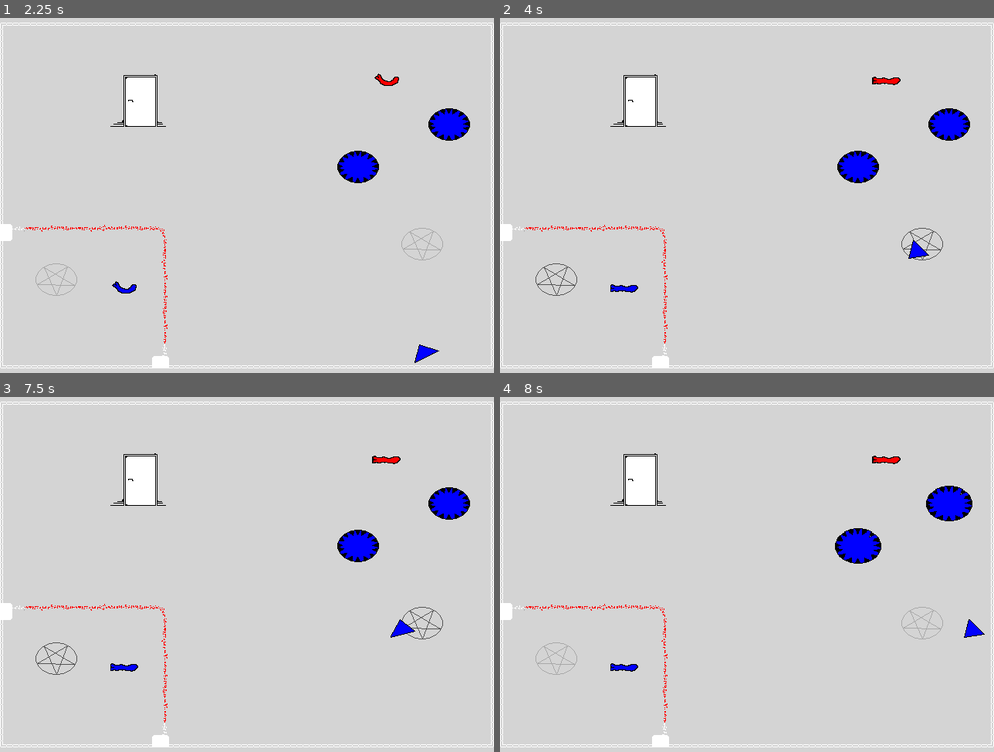
Above: before the commit, frames 1-4 (two rows, left to right).
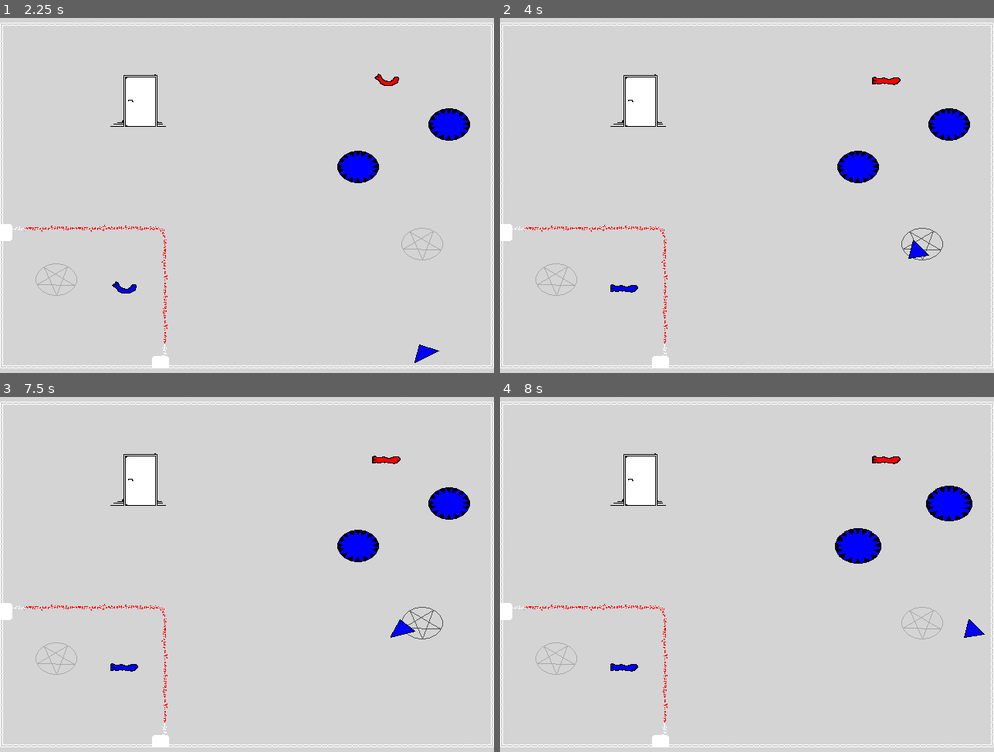
Above: after the commit, the same moments.

Repository: julianhoratschek/shadows_of_the_past
Game: Godot game, scene res://scenes/red_herring_scene.tscn
The game is run twice, just before and just after one commit, with the same random seed, the same clock (stepped at 60 frames per second) and the same inputs. This scene is started directly instead of the project's main scene.
Inputs:
- Up to frame 1 (2.25 s): hold D (gme_right) 0.53-1.28 s; tap E (gme_interact) at 0.6, 1.35, 2.1 s; hold S (gme_down) 1.28-2.03 s; hold D (gme_right) from 2.03 s (still down)
- Up to frame 2 (4 s): release D (gme_right) at 2.78 s; hold W (gme_up) 2.78-3.53 s; tap E (gme_interact) at 2.85, 3.6 s; hold A (gme_left) from 3.53 s (still down)
- Up to frame 3 (7.5 s): tap E (gme_interact) every 0.75 s from 4.35 to 7.35 s; release A (gme_left) at 5.03 s; hold S (gme_down) 5.03-5.78 s; hold D (gme_right) 5.78-6.53 s; hold W (gme_up) 6.53-7.28 s; hold D (gme_right) from 7.28 s (still down)
- Up to frame 4 (8 s): keep holding D (gme_right)

Frame 1 is identical in both runs. In frame 2, 0.1% of the frame differs, in the area x 7-16%, y 69-79%; in frame 3, 0.1%; in frame 4, less than 0.1%.

Commit message:
Red herring room

Diff:
--- a/prefabs/player.gd
+++ b/prefabs/player.gd
@@ -31,5 +31,9 @@
 			body.apply_central_impulse(collision.get_normal() * -50)
 
 
+func desintegrate():
+	speed = 0.0
+	await transmutable_properties.desintegrate()
+
 func _on_transmuted(property_name: TransmutableProperties.PropertyName, old_value, new_value):
 	transmuted.emit(property_name, old_value, new_value)
--- a/prefabs/player.tscn
+++ b/prefabs/player.tscn
@@ -7,6 +7,7 @@
 size = Vector2(30, 30)
 
 [node name="Player" type="CharacterBody2D"]
+collision_layer = 3
 motion_mode = 1
 script = ExtResource("1_qcnnp")
 
--- /dev/null
+++ b/prefabs/transmutable_object.gd
@@ -0,0 +1,9 @@
+extends RigidBody2D
+
+
+func desintegrate():
+	for child in get_children():
+		if child is TransmutableProperties:
+			await child.desintegrate()
+			queue_free()
+			break
--- a/prefabs/transmutable_object.tscn
+++ b/prefabs/transmutable_object.tscn
@@ -1,4 +1,6 @@
-[gd_scene load_steps=2 format=3 uid="uid://cyrhvocyuyepp"]
+[gd_scene load_steps=3 format=3 uid="uid://cyrhvocyuyepp"]
+
+[ext_resource type="Script" path="res://prefabs/transmutable_object.gd" id="1_xq4sq"]
 
 [sub_resource type="RectangleShape2D" id="RectangleShape2D_r1l3r"]
 size = Vector2(30, 30)
@@ -7,6 +9,7 @@
 gravity_scale = 0.0
 lock_rotation = true
 linear_damp = 25.0
+script = ExtResource("1_xq4sq")
 
 [node name="CollisionShape2D" type="CollisionShape2D" parent="."]
 shape = SubResource("RectangleShape2D_r1l3r")
--- a/prefabs/transmutable_properties.gd
+++ b/prefabs/transmutable_properties.gd
@@ -97,3 +97,10 @@
 
 	else:
 		default_change = true
+
+
+func desintegrate():
+	modulate = Color.WHITE
+	$AnimatedSprite2D.play(&"desintegrate")
+	await $AnimatedSprite2D.animation_finished
+	$AnimatedSprite2D.play(&"smoke")
--- a/prefabs/transmutable_properties.tscn
+++ b/prefabs/transmutable_properties.tscn
@@ -1,7 +1,8 @@
-[gd_scene load_steps=36 format=3 uid="uid://ddahx1aw7leij"]
+[gd_scene load_steps=52 format=3 uid="uid://ddahx1aw7leij"]
 
 [ext_resource type="Script" path="res://prefabs/transmutable_properties.gd" id="1_fuc3w"]
 [ext_resource type="Texture2D" uid="uid://dakpse7l5sfvu" path="res://assets/sprites/shape_circle.png" id="2_jg11m"]
+[ext_resource type="Texture2D" uid="uid://yw0tyjxj3hrt" path="res://assets/sprites/desintegrate.png" id="3_5gby5"]
 [ext_resource type="Texture2D" uid="uid://8plm5ugu04hd" path="res://assets/sprites/shape_square.png" id="3_42qad"]
 [ext_resource type="Texture2D" uid="uid://cdjldkebl5nls" path="res://assets/sprites/shape_fish.png" id="3_r5cq0"]
 [ext_resource type="Texture2D" uid="uid://dx4y0taxt47te" path="res://assets/sprites/shape_triangle.png" id="4_vod05"]
@@ -30,6 +31,50 @@
 atlas = ExtResource("2_jg11m")
 region = Rect2(160, 0, 32, 32)
 
+[sub_resource type="AtlasTexture" id="AtlasTexture_2gdv4"]
+atlas = ExtResource("3_5gby5")
+region = Rect2(0, 0, 32, 32)
+
+[sub_resource type="AtlasTexture" id="AtlasTexture_aclpc"]
+atlas = ExtResource("3_5gby5")
+region = Rect2(32, 0, 32, 32)
+
+[sub_resource type="AtlasTexture" id="AtlasTexture_a1a2f"]
+atlas = ExtResource("3_5gby5")
+region = Rect2(64, 0, 32, 32)
+
+[sub_resource type="AtlasTexture" id="AtlasTexture_uc4rq"]
+atlas = ExtResource("3_5gby5")
+region = Rect2(96, 0, 32, 32)
+
+[sub_resource type="AtlasTexture" id="AtlasTexture_ks7tt"]
+atlas = ExtResource("3_5gby5")
+region = Rect2(128, 0, 32, 32)
+
+[sub_resource type="AtlasTexture" id="AtlasTexture_ybejc"]
+atlas = ExtResource("3_5gby5")
+region = Rect2(160, 0, 32, 32)
+
+[sub_resource type="AtlasTexture" id="AtlasTexture_kl6up"]
+atlas = ExtResource("3_5gby5")
+region = Rect2(192, 0, 32, 32)
+
+[sub_resource type="AtlasTexture" id="AtlasTexture_nt01f"]
+atlas = ExtResource("3_5gby5")
+region = Rect2(224, 0, 32, 32)
+
+[sub_resource type="AtlasTexture" id="AtlasTexture_e4gki"]
+atlas = ExtResource("3_5gby5")
+region = Rect2(256, 0, 32, 32)
+
+[sub_resource type="AtlasTexture" id="AtlasTexture_lgb47"]
+atlas = ExtResource("3_5gby5")
+region = Rect2(288, 0, 32, 32)
+
+[sub_resource type="AtlasTexture" id="AtlasTexture_ftunt"]
+atlas = ExtResource("3_5gby5")
+region = Rect2(320, 0, 32, 32)
+
 [sub_resource type="AtlasTexture" id="AtlasTexture_65us0"]
 atlas = ExtResource("3_r5cq0")
 region = Rect2(0, 0, 49, 32)
@@ -69,6 +114,22 @@
 [sub_resource type="AtlasTexture" id="AtlasTexture_0i36j"]
 atlas = ExtResource("3_r5cq0")
 region = Rect2(245, 32, 49, 32)
+
+[sub_resource type="AtlasTexture" id="AtlasTexture_hkx1r"]
+atlas = ExtResource("3_5gby5")
+region = Rect2(0, 32, 32, 32)
+
+[sub_resource type="AtlasTexture" id="AtlasTexture_4mt6o"]
+atlas = ExtResource("3_5gby5")
+region = Rect2(32, 32, 32, 32)
+
+[sub_resource type="AtlasTexture" id="AtlasTexture_rleyh"]
+atlas = ExtResource("3_5gby5")
+region = Rect2(64, 32, 32, 32)
+
+[sub_resource type="AtlasTexture" id="AtlasTexture_wst74"]
+atlas = ExtResource("3_5gby5")
+region = Rect2(96, 32, 32, 32)
 
 [sub_resource type="AtlasTexture" id="AtlasTexture_drasr"]
 atlas = ExtResource("3_42qad")
@@ -149,6 +210,44 @@
 }, {
 "frames": [{
 "duration": 1.0,
+"texture": SubResource("AtlasTexture_2gdv4")
+}, {
+"duration": 1.0,
+"texture": SubResource("AtlasTexture_aclpc")
+}, {
+"duration": 1.0,
+"texture": SubResource("AtlasTexture_a1a2f")
+}, {
+"duration": 1.0,
+"texture": SubResource("AtlasTexture_uc4rq")
+}, {
+"duration": 1.0,
+"texture": SubResource("AtlasTexture_ks7tt")
+}, {
+"duration": 1.0,
+"texture": SubResource("AtlasTexture_ybejc")
+}, {
+"duration": 1.0,
+"texture": SubResource("AtlasTexture_kl6up")
+}, {
+"duration": 1.0,
+"texture": SubResource("AtlasTexture_nt01f")
+}, {
+"duration": 1.0,
+"texture": SubResource("AtlasTexture_e4gki")
+}, {
+"duration": 1.0,
+"texture": SubResource("AtlasTexture_lgb47")
+}, {
+"duration": 1.0,
+"texture": SubResource("AtlasTexture_ftunt")
+}],
+"loop": false,
+"name": &"desintegrate",
+"speed": 9.0
+}, {
+"frames": [{
+"duration": 1.0,
 "texture": SubResource("AtlasTexture_65us0")
 }, {
 "duration": 1.0,
@@ -185,6 +284,23 @@
 }],
 "loop": true,
 "name": &"fish_move",
+"speed": 9.0
+}, {
+"frames": [{
+"duration": 1.0,
+"texture": SubResource("AtlasTexture_hkx1r")
+}, {
+"duration": 1.0,
+"texture": SubResource("AtlasTexture_4mt6o")
+}, {
+"duration": 1.0,
+"texture": SubResource("AtlasTexture_rleyh")
+}, {
+"duration": 1.0,
+"texture": SubResource("AtlasTexture_wst74")
+}],
+"loop": true,
+"name": &"smoke",
 "speed": 9.0
 }, {
 "frames": [{
@@ -243,4 +359,4 @@
 
 [node name="AnimatedSprite2D" type="AnimatedSprite2D" parent="."]
 sprite_frames = SubResource("SpriteFrames_ph3mf")
-animation = &"triangle_idle"
+animation = &"smoke"
--- a/prefabs/transmutation_circle.gd
+++ b/prefabs/transmutation_circle.gd
@@ -4,22 +4,25 @@
 
 ## Stack of transmutable elements
 # TODO: reset stack on leave circle? bigger stack?
-static var property_stack: Array[TransmutableProperties] = [null, null]
+static var property_stack: Array[TransmutableProperties] = []
 
 ## Associated Stack of circles for each element
-static var affected_circles: Array[TransmutationCircle] = [null, null]
+static var affected_circles: Array[TransmutationCircle] = []
 
 ## What property should be changed
 static var static_transmute_property := TransmutableProperties.PropertyName.COLOR
 
 ## Exchanges property static_transmute_property in both elements in property_stack
 static func _transmute():
-	var prop_buf = property_stack[0].get_property(static_transmute_property)
+	if property_stack.size() < 2:
+		return
 
-	property_stack[0].change_property(
+	var prop_buf = property_stack[-1].get_property(static_transmute_property)
+
+	property_stack[-1].change_property(
 		static_transmute_property,
-		property_stack[1].get_property(static_transmute_property))
-	property_stack[1].change_property(
+		property_stack[-2].get_property(static_transmute_property))
+	property_stack[-2].change_property(
 		static_transmute_property,
 		prop_buf)
 
@@ -44,50 +47,52 @@
 
 
 func _adjust_modulate(value: float):
+	if not self in affected_circles.slice(-2):
+		modulate.a = 1.0 - 2 * ModulateModifier
+		return
 	modulate.a = value
 
 
 func _reset_circle():
+	circle.stop()
 	circle.frame = 0
 	circle.animation = &"idle"
 
 
 ## Add a property to the stack, as well as self to the stack of circles
 func _add_properties(props: TransmutableProperties):
-	if property_stack[0]:
-		property_stack[1] = property_stack[0]
-		affected_circles[1] = affected_circles[0]
+	property_stack.push_back(props)
+	affected_circles.push_back(self)
 
-	property_stack[0] = props
-	affected_circles[0] = self
-
+	# TODO only last two
 	get_tree().call_group(
 		&"transmutation_circles",
 		&"_adjust_modulate",
-		1.0 - (property_stack.count(null) * ModulateModifier))
+		1.0 - (clampi(2 - property_stack.size(), 0, 2) * ModulateModifier))
 
 
 ## Removes a property from the stack
 func _remove_properties(props: TransmutableProperties):
-	if property_stack[0] == props:
-		property_stack[0] = property_stack[1]
-		affected_circles[0] = affected_circles[1]
-		property_stack[1] = null
-		affected_circles[1] = null
+	var prop_idx := property_stack.find(props)
 
-	elif property_stack[1] == props:
-		property_stack[1] = null
-		affected_circles[1] = null
+	if prop_idx == -1:
+		print("ERROR Trying to remove unregistered property from circle")
+		return
 
+	property_stack.pop_at(prop_idx)
+	affected_circles.pop_at(prop_idx)
+
+	# TODO only last two
 	get_tree().call_group(
 		&"transmutation_circles",
 		&"_adjust_modulate",
-		1.0 - (property_stack.count(null) * ModulateModifier))
+		1.0 - (clampi(2 - property_stack.size(), 0, 2) * ModulateModifier))
 
 
 ## Should be called on group. Starts load-up animation
 func start_transmutation():
-	if null in property_stack or not self in affected_circles:
+	if (property_stack.size() < 2
+		or not self in affected_circles.slice(-2)):
 		return
 
 	circle.play(&"transmute")
--- a/project.godot
+++ b/project.godot
@@ -54,6 +54,10 @@
 ]
 }
 
+[layer_names]
+
+2d_physics/layer_2="Tilemap Monitor"
+
 [rendering]
 
 textures/canvas_textures/default_texture_filter=0
--- a/scenes/red_herring_scene.gd
+++ b/scenes/red_herring_scene.gd
@@ -1,6 +1,23 @@
 extends BaseRoom
 
+
+var mouth_fed := 0
 
 func _ready():
 	load_properties($Player)
 	center_camera($Camera2D, $TileMap)
+
+
+
+func _on_red_area_body_entered(body: Node2D):
+	for child in body.get_children():
+		if child is TransmutableProperties:
+			if child.transmute_color != TransmutableProperties.TransColor.RED:
+				body.desintegrate()
+
+
+func _on_mouth_fed():
+	mouth_fed += 1
+
+	if mouth_fed == 2:
+		$Door.open()
--- a/scenes/red_herring_scene.tscn
+++ b/scenes/red_herring_scene.tscn
@@ -9,6 +9,14 @@
 [ext_resource type="PackedScene" uid="uid://b8b32v2hxn41a" path="res://prefabs/transmutation_circle.tscn" id="7_uceo6"]
 [ext_resource type="PackedScene" uid="uid://xmhpflbt3gyl" path="res://prefabs/mouth.tscn" id="8_f2ocq"]
 
+[sub_resource type="SegmentShape2D" id="SegmentShape2D_gyqos"]
+a = Vector2(-100, -88.5)
+b = Vector2(106, -88.5)
+
+[sub_resource type="SegmentShape2D" id="SegmentShape2D_1b7gw"]
+a = Vector2(104, -88.5)
+b = Vector2(106, 82.5)
+
 [node name="RedHerringScene" type="Node2D"]
 script = ExtResource("1_afhu7")
 
@@ -16,6 +24,17 @@
 tile_set = ExtResource("1_5ba3y")
 format = 2
 layer_0/tile_data = PackedInt32Array(0, 1, 1, 19, 1, 1342177281, 65536, 1, 0, 131072, 1, 0, 196608, 1, 0, 262144, 1, 0, …(1426 unchanged characters)…
+
+[node name="RedArea" type="Area2D" parent="TileMap"]
+position = Vector2(7, 268)
+
+[node name="CollisionShape2D" type="CollisionShape2D" parent="TileMap/RedArea"]
+position = Vector2(101, 88.5)
+shape = SubResource("SegmentShape2D_gyqos")
+
+[node name="CollisionShape2D2" type="CollisionShape2D" parent="TileMap/RedArea"]
+position = Vector2(101, 88.5)
+shape = SubResource("SegmentShape2D_1b7gw")
 
 [node name="Camera2D" type="Camera2D" parent="."]
 
@@ -56,3 +75,7 @@
 modulate = Color(0, 0, 1, 1)
 position = Vector2(582, 126)
 expected_color = 1
+
+[connection signal="body_entered" from="TileMap/RedArea" to="." method="_on_red_area_body_entered"]
+[connection signal="fed" from="Mouth" to="." method="_on_mouth_fed"]
+[connection signal="fed" from="Mouth2" to="." method="_on_mouth_fed"]
--- a/scenes/tileset.tres
+++ b/scenes/tileset.tres
@@ -51,6 +51,7 @@
 1:0/0 = 0
 1:0/0/physics_layer_0/linear_velocity = Vector2(0, 0)
 1:0/0/physics_layer_0/angular_velocity = 0.0
+1:0/0/physics_layer_0/polygon_0/points = PackedVector2Array(16, -4, -4, -4, -4, 16, -8, 16, -8, -8, 16, -8)
 1:0/1 = 1
 1:0/1/modulate = Color(1, 0, 0, 1)
 1:0/1/physics_layer_0/linear_velocity = Vector2(0, 0)
@@ -59,6 +60,7 @@
 2:0/0 = 0
 2:0/0/physics_layer_0/linear_velocity = Vector2(0, 0)
 2:0/0/physics_layer_0/angular_velocity = 0.0
+2:0/0/physics_layer_0/polygon_0/points = PackedVector2Array(-16, -8, 16, -8, 16, -4, -16, -4)
 2:0/1 = 1
 2:0/1/modulate = Color(1, 0, 0, 1)
 2:0/1/physics_layer_0/linear_velocity = Vector2(0, 0)
@@ -67,6 +69,7 @@
 3:0/0 = 0
 3:0/0/physics_layer_0/linear_velocity = Vector2(0, 0)
 3:0/0/physics_layer_0/angular_velocity = 0.0
+3:0/0/physics_layer_0/polygon_0/points = PackedVector2Array(4, 16, 4, -4, -16, -4, -16, -8, 8, -8, 8, 16)
 3:0/1 = 1
 3:0/1/modulate = Color(1, 0, 0, 1)
 3:0/1/physics_layer_0/linear_velocity = Vector2(0, 0)
@@ -75,6 +78,7 @@
 3:1/0 = 0
 3:1/0/physics_layer_0/linear_velocity = Vector2(0, 0)
 3:1/0/physics_layer_0/angular_velocity = 0.0
+3:1/0/physics_layer_0/polygon_0/points = PackedVector2Array(8, -16, 8, 16, 4, 16, 4, -16)
 3:1/1 = 1
 3:1/1/modulate = Color(1, 0, 0, 1)
 3:1/1/physics_layer_0/linear_velocity = Vector2(0, 0)
@@ -86,6 +90,7 @@
 1:1/0 = 0
 1:1/0/physics_layer_0/linear_velocity = Vector2(0, 0)
 1:1/0/physics_layer_0/angular_velocity = 0.0
+1:1/0/physics_layer_0/polygon_0/points = PackedVector2Array(-8, 16, -8, -16, -4, -16, -4, 16)
 1:1/1 = 1
 1:1/1/modulate = Color(1, 0, 0, 1)
 1:1/1/physics_layer_0/linear_velocity = Vector2(0, 0)
@@ -93,10 +98,12 @@
 1:2/0 = 0
 1:2/0/physics_layer_0/linear_velocity = Vector2(0, 0)
 1:2/0/physics_layer_0/angular_velocity = 0.0
+1:2/0/physics_layer_0/polygon_0/points = PackedVector2Array(-4, -16, -4, 4, 16, 4, 16, 8, -8, 8, -8, -16)
 2:2/next_alternative_id = 2
 2:2/0 = 0
 2:2/0/physics_layer_0/linear_velocity = Vector2(0, 0)
 2:2/0/physics_layer_0/angular_velocity = 0.0
+2:2/0/physics_layer_0/polygon_0/points = PackedVector2Array(16, 8, -16, 8, -16, 4, 16, 4)
 2:2/1 = 1
 2:2/1/modulate = Color(1, 0, 0, 1)
 2:2/1/physics_layer_0/linear_velocity = Vector2(0, 0)
@@ -104,14 +111,18 @@
 3:2/0 = 0
 3:2/0/physics_layer_0/linear_velocity = Vector2(0, 0)
 3:2/0/physics_layer_0/angular_velocity = 0.0
+3:2/0/physics_layer_0/polygon_0/points = PackedVector2Array(-16, 4, 4, 4, 4, -16, 8, -16, 8, 8, -16, 8)
 0:2/0 = 0
 0:2/0/physics_layer_0/linear_velocity = Vector2(0, 0)
 0:2/0/physics_layer_0/angular_velocity = 0.0
+0:2/0/physics_layer_0/polygon_0/points = PackedVector2Array(0, 12, -12, 12, -12, 16, -16, 16, -16, -16, -12, -16, -12, -12, 0, -12, 0, -8, 16, -8, 16, 0, 0, 0)
 0:3/0 = 0
 0:3/0/physics_layer_0/linear_velocity = Vector2(0, 0)
 0:3/0/physics_layer_0/angular_velocity = 0.0
+0:3/0/physics_layer_0/polygon_0/points = PackedVector2Array(0, 12, -12, 12, -12, 16, -16, 16, -16, -16, -12, -16, -12, -12, 0, -12, 0, 4, 16, 4, 16, 8, 0, 8)
 
 [resource]
 tile_size = Vector2i(32, 32)
 physics_layer_0/collision_layer = 1
+physics_layer_0/collision_mask = 0
 sources/1 = SubResource("TileSetAtlasSource_prege")
Binary file added: assets/sprites/art/desintegrate.aseprite
Binary file changed: assets/sprites/art/mouth_with_teeth.aseprite
Binary file added: assets/sprites/desintegrate.png
Binary file changed: assets/sprites/mouth_with_teeth.png
Not shown: 1 places in scenes/red_herring_scene.tscn that only renumber resources
